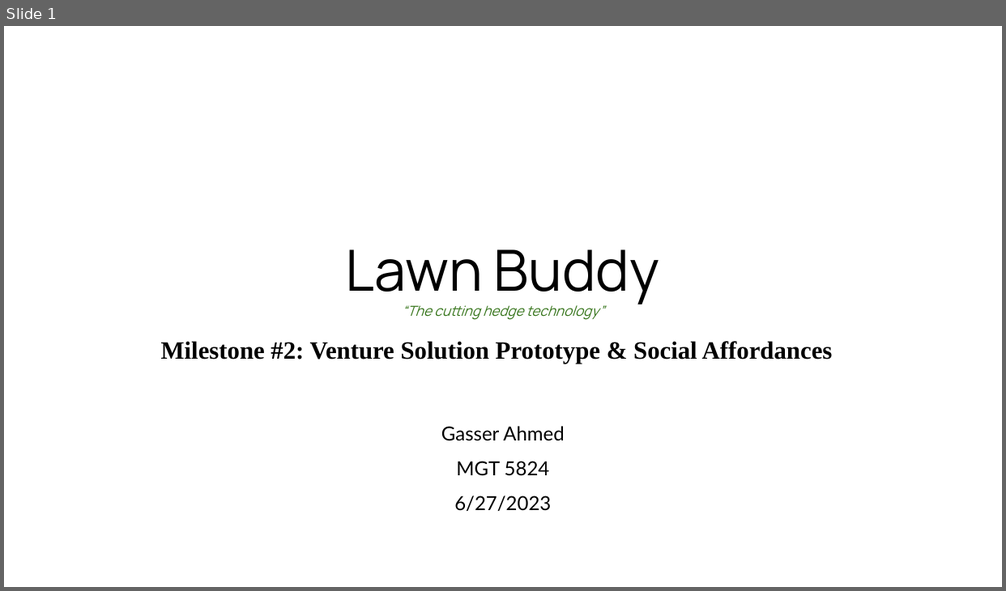
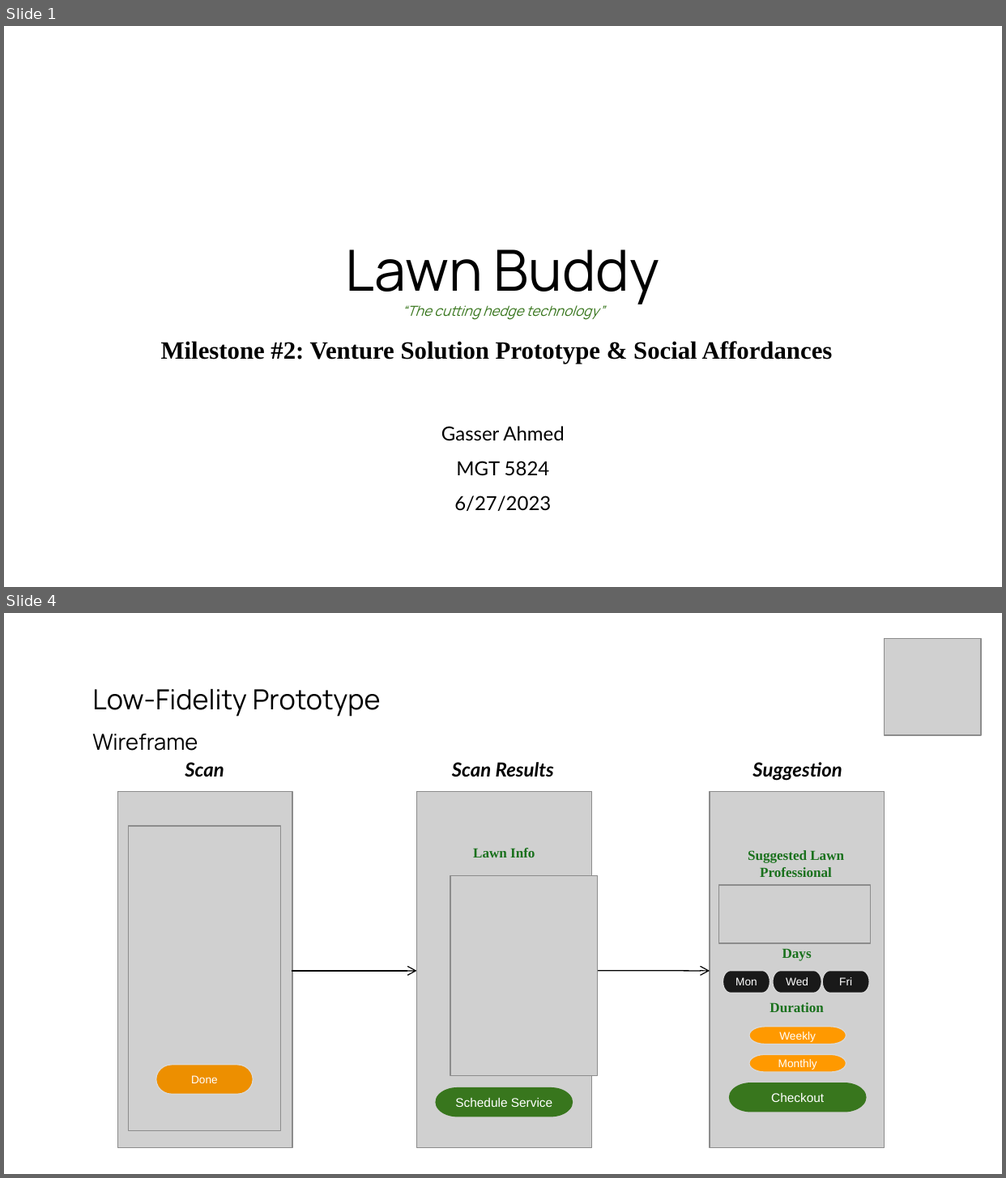
Before and after one commit to gasserahmed/VT-MIT, a slide deck: MGT5824-Tech-based Entrepreneurship/Assignments/Milestone #2 - Venture Solution Prototype & Social Affordances/gasser18-milestone2_prototype_and_social_affordances_slides.pptx. Shown one above the other, each under a label of ours: slide 1 before the commit, slides 1 and 4 after it; the slides between them are not shown. The pictures are 1006x591 and 1006x1178 pixels, drawn with LibreOffice and Linux fonts; fonts in the diff are those of the drawing; grey boxes stand for pictures. Boxes give left, top, right and bottom in pixels: in the first picture for what was removed or moved away, otherwise in the second. Text is boxed around its words. In the diff, an @@ line names an element or a change of style, - is before the commit and + after.

```diff
--- a/MGT5824-Tech-based Entrepreneurship/Assignments/Milestone #2 - Venture Solution Prototype & Social Affordances/gasser18-milestone2_prototype_and_social_affordances_slides.pptx
+++ b/MGT5824-Tech-based Entrepreneurship/Assignments/Milestone #2 - Venture Solution Prototype & Social Affordances/gasser18-milestone2_prototype_and_social_affordances_slides.pptx
@@ slide 4 added at box(4, 613, 1002, 1174), background #FFFFFF @@
@@ picture added at box(884, 639, 981, 736) @@
@@ title added at box(92, 689, 381, 751), 20 pt, text #000000 @@
+Low-Fidelity Prototype
+Wireframe
@@ group added at box(585, 762, 884, 1148): 6 pill shapes, 4 texts, 2 pictures, 1 arrow @@
+Suggestion
+Suggested Lawn Professional
+Checkout
+Days
+Mon
+Wed
+Fri
+Duration
+Weekly
+Monthly
@@ group added at box(117, 762, 292, 1148): 2 pictures, 1 text, 1 pill shape @@
+Scan
+Done
@@ group added at box(292, 762, 598, 1148): 2 pictures, 2 texts, 1 arrow, 1 pill shape @@
+Scan Results
+Lawn Info
+Schedule Service
```
Also in this commit, not shown: 3 slides changed, 3 other slides added, 11 slides removed, 4 other files.
